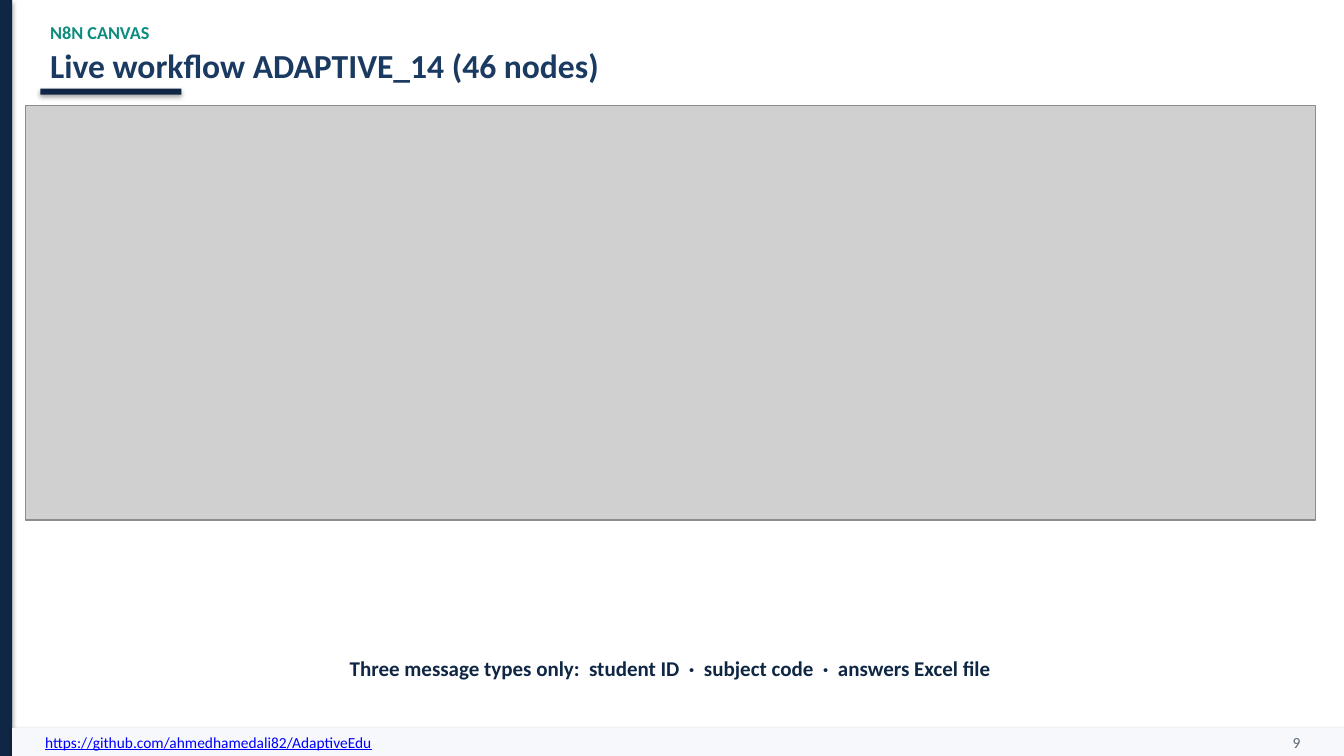
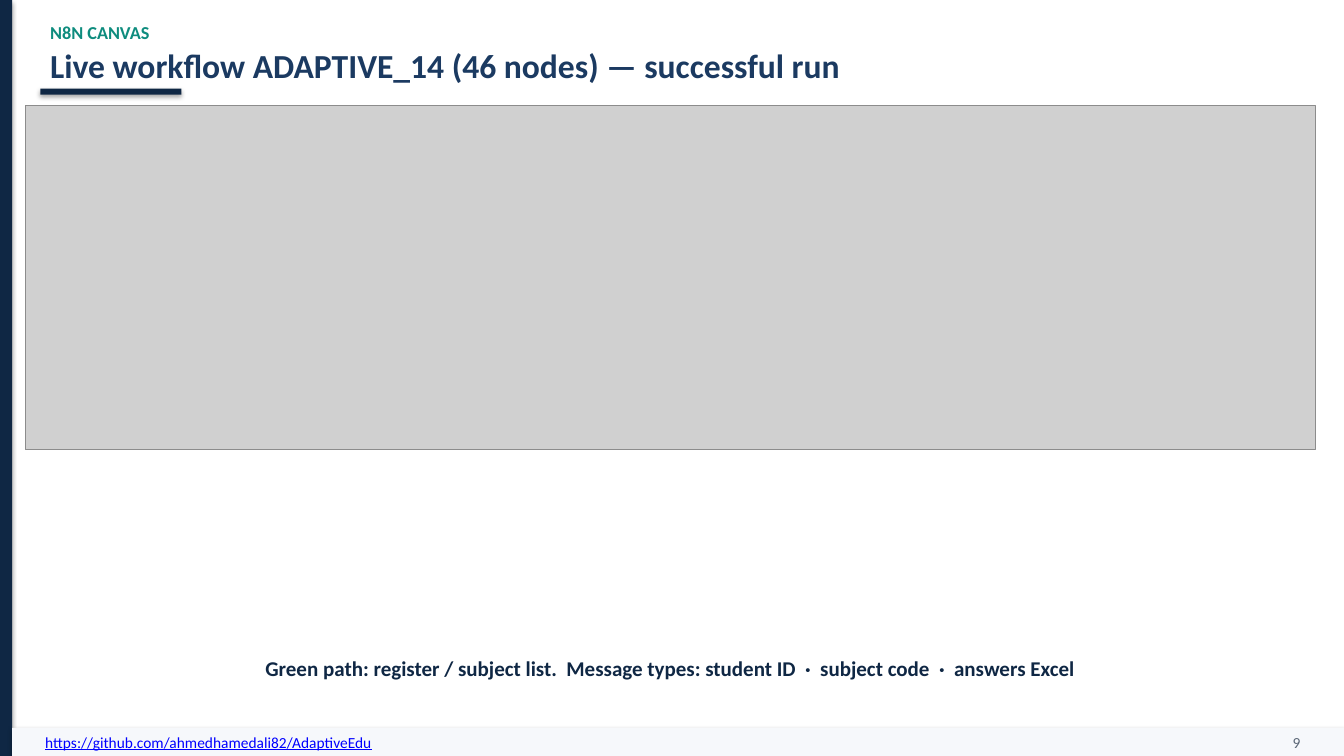
Before and after one commit to ahmedhamedali82/AdaptiveEdu, a slide deck: slide 9 of AdaptiveEdu_Project_Plan.pptx. Drawn at 1344x756 pixels with LibreOffice and Linux fonts; fonts in the diff are those of the drawing; grey boxes stand for pictures. Boxes give left, top, right and bottom in pixels: in the first picture for what was removed or moved away, otherwise in the second. Text is boxed around its words. In the diff, an @@ line names an element or a change of style, - is before the commit and + after.

```diff
--- a/AdaptiveEdu_Project_Plan.pptx
+++ b/AdaptiveEdu_Project_Plan.pptx
@@ text at <box>50,53,840,83</box>: text changed @@
-Live workflow ADAPTIVE_14 (46 nodes)
+Live workflow ADAPTIVE_14 (46 nodes) — successful run
@@ picture: place and size @@
-picture at <box>25,106,1316,520</box>
+picture at <box>25,106,1316,450</box>
@@ text at <box>265,661,1074,680</box>: text changed @@
-Three message types only: student ID · subject code · answers Excel file
+Green path: register / subject list. Message types: student ID · subject code · answers Excel
```
Also in this commit, not shown: 10 other files.
